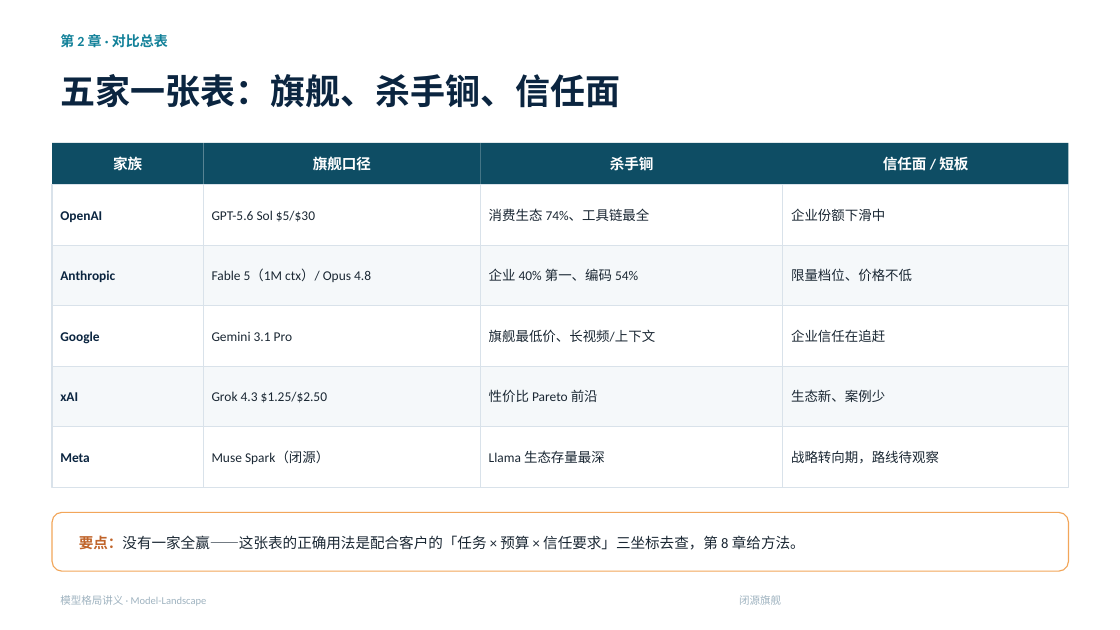
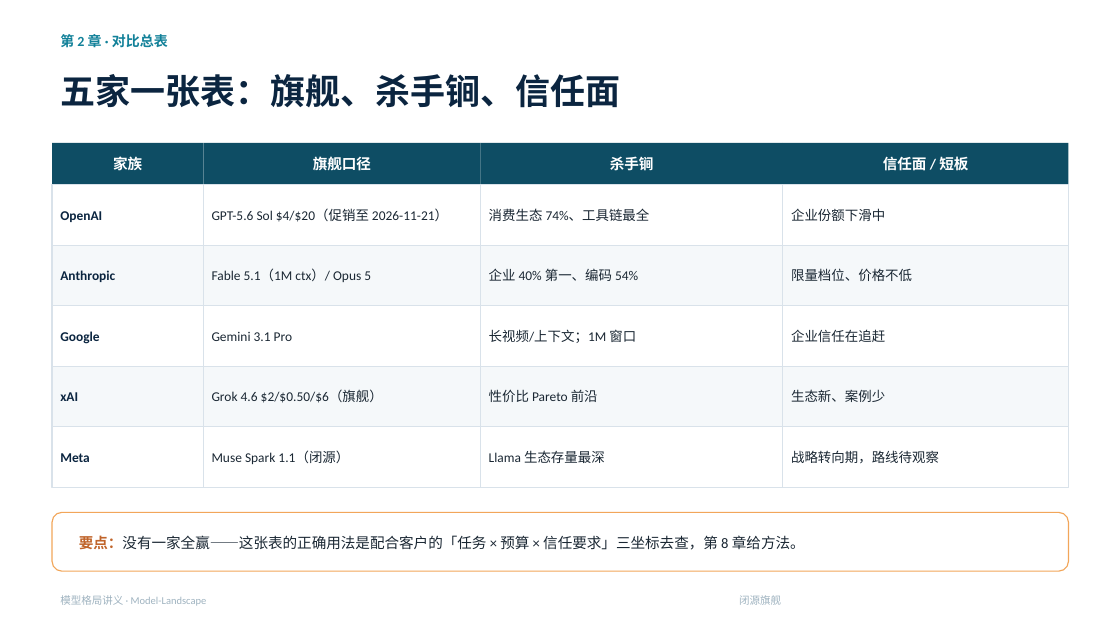
Before and after one commit to jasonlijiaxiang/ai-knowledge-base, a slide deck: slide 17 of PPT-version/Model-Landscape/Model-Landscape-讲义.pptx. Drawn at 1120x630 pixels with LibreOffice and Linux fonts; fonts in the diff are those of the drawing. Boxes give left, top, right and bottom in pixels: in the first picture for what was removed or moved away, otherwise in the second. Text is boxed around its words. In the diff, an @@ line names an element or a change of style, - is before the commit and + after.

```diff
--- a/PPT-version/Model-Landscape/Model-Landscape-讲义.pptx
+++ b/PPT-version/Model-Landscape/Model-Landscape-讲义.pptx
@@ text in rectangle at box(212, 209, 448, 222): text changed @@
-GPT-5.6 Sol $5/$30
+GPT-5.6 Sol $4/$20（促销至 2026-11-21）
@@ text in rectangle at box(212, 269, 371, 282): text changed @@
-Fable 5（1M ctx）/ Opus 4.8
+Fable 5.1（1M ctx）/ Opus 5
@@ text in rectangle at box(489, 329, 636, 343): text changed @@
-旗舰最低价、长视频/上下文
+长视频/上下文；1M 窗口
@@ text in rectangle at box(212, 390, 383, 403): text changed @@
-Grok 4.3 $1.25/$2.50
+Grok 4.6 $2/$0.50/$6（旗舰）
@@ text in rectangle at box(212, 451, 349, 464): text changed @@
-Muse Spark（闭源）
+Muse Spark 1.1（闭源）
```
Also in this commit, not shown: 23 other slides changed, 55 other files.
